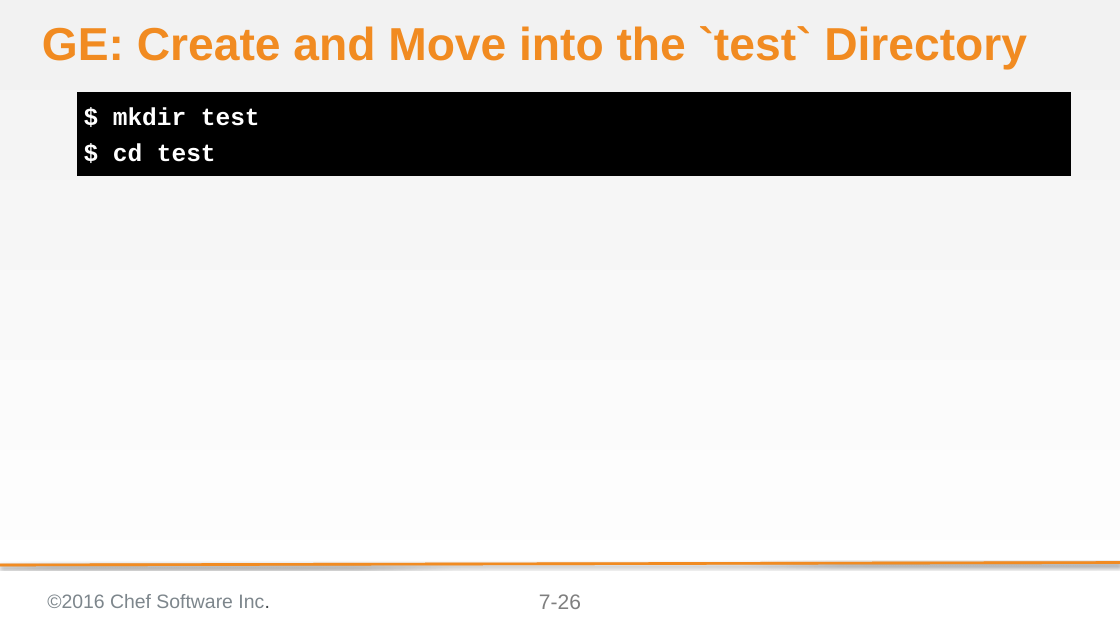
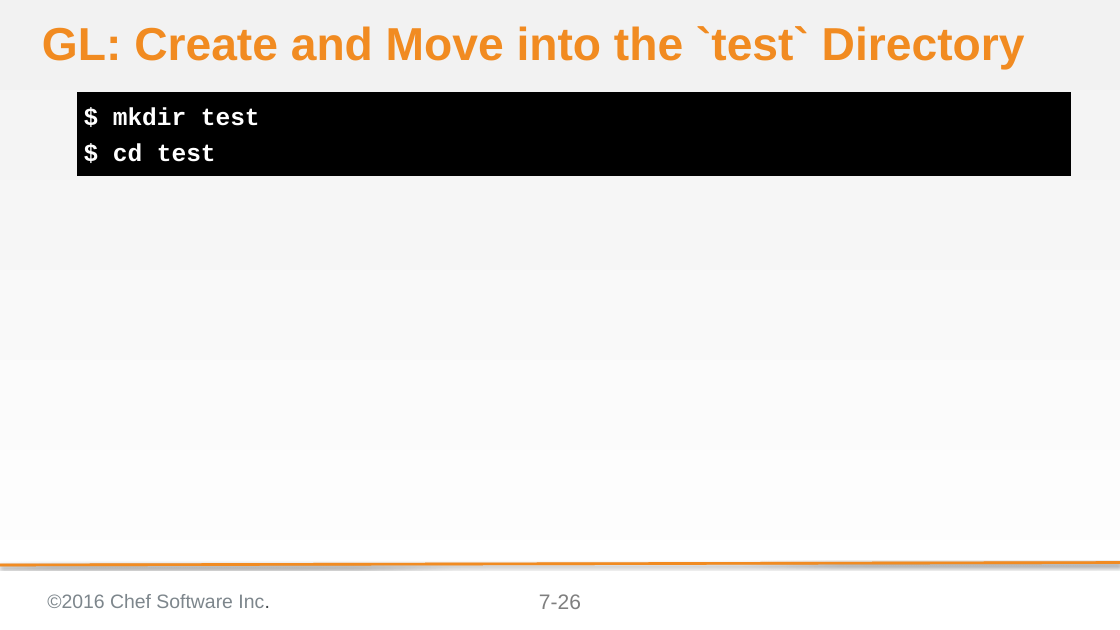
Before and after one commit to bchamby/chef-compliance-installation-configuration-operation, a slide deck: slide 26 of 07-compliance-frameworks-inspec.pptx. Drawn at 1120x630 pixels with LibreOffice and Linux fonts; fonts in the diff are those of the drawing; background and template pictures are left out. Boxes give left, top, right and bottom in pixels: in the first picture for what was removed or moved away, otherwise in the second. Text is boxed around its words. In the diff, an @@ line names an element or a change of style, - is before the commit and + after.

```diff
--- a/07-compliance-frameworks-inspec.pptx
+++ b/07-compliance-frameworks-inspec.pptx
@@ title at bbox=[42, 26, 1025, 70]: text changed @@
-GE: Create and Move into the `test` Directory
+GL: Create and Move into the `test` Directory
```
Also in this commit, not shown: 33 other slides changed, 2 other files.
